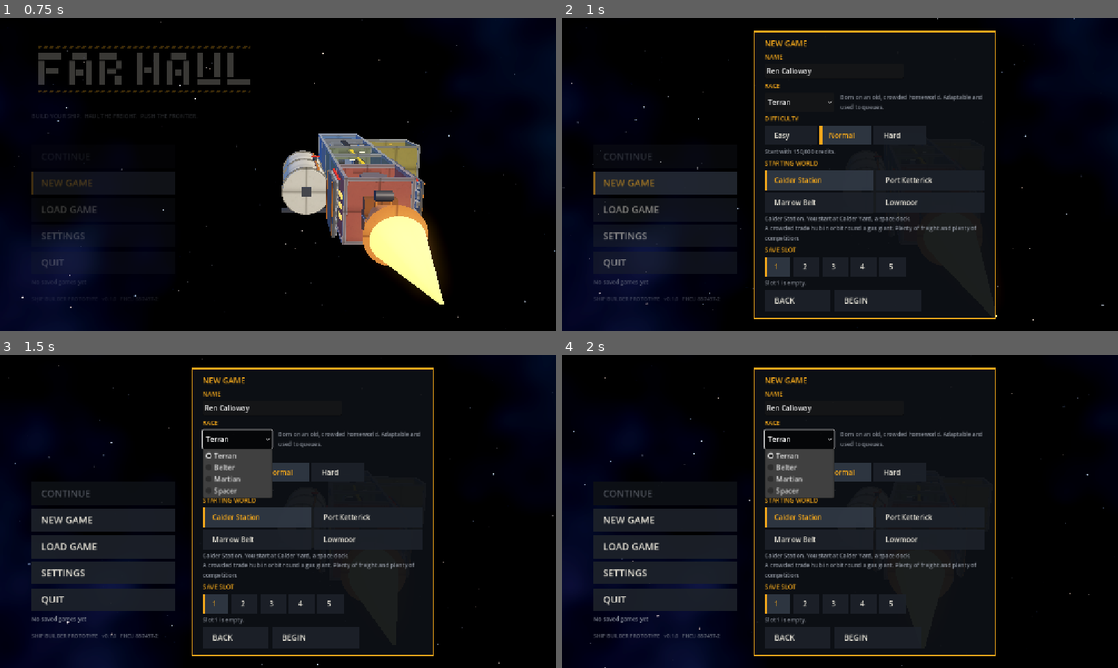
Above: before the commit, frames 1-4 (two rows, left to right).
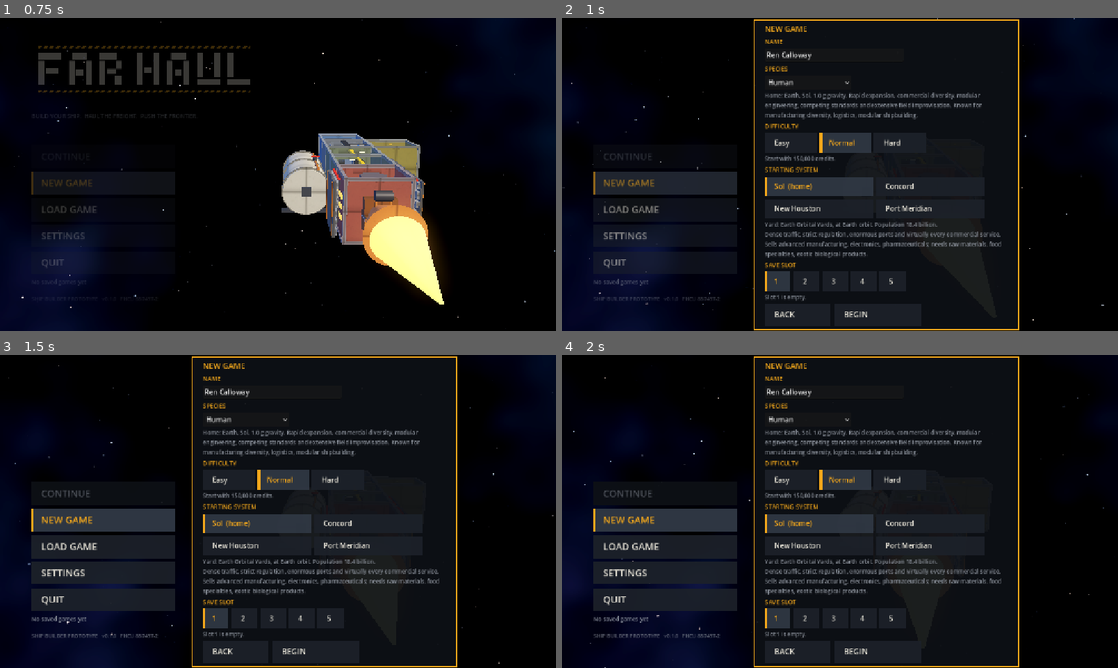
Above: after the commit, the same moments.

Repository: benjaminarthurt/FarHaul
Game: Godot game, scene res://scenes/boot.tscn
Two runs of this game, one before a commit and one after it. Both use one fixed random seed, a clock stepped at 60 frames per second and the inputs below.
Inputs (mouse positions are in pixels of both pictures, inside the frame that each line leads up to):
- Up to frame 1 (0.75 s): tap Enter at 0.5 s; move the mouse to (400, 158) at 0.52 s; hold Right from 0.53 s (still down); hold Ctrl from 0.53 s (still down); click (400, 158) at 0.67 s
- Up to frame 2 (1 s): keep holding Right; keep holding Ctrl; tap Space at 0.77 s
- Up to frame 3 (1.5 s): release Right at 1.25 s; release Ctrl at 1.25 s; click (239, 439) at 1.25 s, where only the run before the commit has a clickable "Terran"
- Up to frame 4 (2 s): no input

Frame 1 is identical in both runs. In frame 2, 9.0% of the frame differs, in the area x 34-83%, y 0-100%; in frame 3, 12%, in the area x 5-83%, y 0-100%; in frame 4, 12%.

Commit message:
New game, dock and saves now read the world data: species, systems, routes
Co-Authored-By: Claude Sonnet 5.5 <noreply@anthropic.com>
Claude-Session: https://claude.ai/code/session_017WQZxixKYwD8gqsFUSbatN

Diff:
--- a/scripts/boot.gd
+++ b/scripts/boot.gd
@@ -205,8 +205,8 @@
 	_show_panel(settings_panel)
 
 
-func _on_begin(slot: int, player_name: String, race: String, difficulty: String, world_id: String) -> void:
-	if Session.begin_new(slot, player_name, race, difficulty, world_id):
+func _on_begin(slot: int, player_name: String, species_id: String, difficulty: String, world_id: String) -> void:
+	if Session.begin_new(slot, player_name, species_id, difficulty, world_id):
 		_enter_game()
 
 
--- a/scripts/dock.gd
+++ b/scripts/dock.gd
@@ -106,10 +106,12 @@
 	col.add_child(where)
 	var yard := Label.new()
 	yard.text = "%s  ·  %s" % [w.yard_name, w.yard_type]
+	var at := Brand.note("%s. Population %s." % [String(w.yard_at).substr(0, 1).to_upper() + String(w.yard_at).substr(1), w.population], 14)
 	yard.add_theme_font_size_override("font_size", 18)
 	yard.add_theme_color_override("font_color", Brand.AMBER)
 	col.add_child(yard)
-	col.add_child(_gap(14))
+	col.add_child(at)
+	col.add_child(_gap(10))
 
 	var p := Session.profile
 	var grid := GridContainer.new()
@@ -117,11 +119,11 @@
 	grid.add_theme_constant_override("h_separation", 24)
 	grid.add_theme_constant_override("v_separation", 4)
 	col.add_child(grid)
-	_row(grid, "Captain", "%s, %s" % [p.name, Worlds.race(p.race).name])
+	_row(grid, "Captain", "%s, %s" % [p.name, Worlds.species(p.species).name])
 	_row(grid, "Ship", Session.ship_label())
 	_row(grid, "Credits", "%s cr" % ShipStats.commas(int(p.credits)))
 	_row(grid, "Difficulty", Worlds.difficulty(p.difficulty).name)
-	col.add_child(_gap(18))
+	col.add_child(_gap(10))
 
 	var menu := VBoxContainer.new()
 	menu.add_theme_constant_override("separation", 8)
@@ -137,9 +139,22 @@
 	status.add_theme_color_override("font_color", Brand.MUTED)
 	status.add_theme_font_size_override("font_size", 13)
 	col.add_child(status)
-	var note := Brand.note("The shipyard is where you build and fit your ship. It is only open at a yard like this one.")
-	note.custom_minimum_size = Vector2(380, 0)
-	col.add_child(note)
+	yard_btn.tooltip_text = "The shipyard is where you build and fit your ship. It is only open at a yard like this one."
+	var card := PanelContainer.new()
+	card.add_theme_stylebox_override("panel", Brand.panel_box())
+	layer.add_child(card)
+	card.set_anchors_and_offsets_preset(Control.PRESET_BOTTOM_RIGHT, Control.PRESET_MODE_MINSIZE, 40)
+	card.grow_horizontal = Control.GROW_DIRECTION_BEGIN
+	card.grow_vertical = Control.GROW_DIRECTION_BEGIN
+	var info := VBoxContainer.new()
+	info.add_theme_constant_override("separation", 6)
+	info.custom_minimum_size = Vector2(400, 0)
+	card.add_child(info)
+	info.add_child(Brand.heading("ABOUT " + String(w.name).to_upper()))
+	info.add_child(Brand.note(w.blurb, 15))
+	info.add_child(Brand.note("Sells: %s.\nNeeds: %s." % [_few(w.exports), _few(w.imports)], 14))
+	if not w.neighbours.is_empty():
+		info.add_child(Brand.note("Direct routes to %s." % ", ".join(PackedStringArray(w.neighbours)), 14))
 	yard_btn.grab_focus()
 
 	fade = ColorRect.new()
@@ -153,6 +168,10 @@
 	create_tween().tween_property(fade, "color:a", 0.0, 0.5)
 
 
+static func _few(list: Array) -> String:
+	return ", ".join(PackedStringArray(list.slice(0, 3)))
+
+
 func _gap(h: int) -> Control:
 	var c := Control.new()
 	c.custom_minimum_size = Vector2(0, h)
--- a/scripts/load_panel.gd
+++ b/scripts/load_panel.gd
@@ -41,7 +41,7 @@
 		when = "   " + Time.get_datetime_string_from_unix_time(int(p.saved_at), true).substr(0, 16)
 	var where := "In the shipyard" if p.location == "shipyard" else "Docked"
 	return "SLOT %d   %s, %s%s\n%s at %s   ·   %s   ·   %s cr" % [
-		slot + 1, p.name, Worlds.race(p.race).name, when,
+		slot + 1, p.name, Worlds.species(p.species).name, when,
 		where, Worlds.world(p.world).name, Session.ship_label_for(p), ShipStats.commas(int(p.credits))]
 
 
--- a/scripts/new_game_panel.gd
+++ b/scripts/new_game_panel.gd
@@ -1,16 +1,19 @@
 class_name NewGamePanel
 extends PanelContainer
-## Choices for a new game: name, race, difficulty, starting world and which slot to save in.
+## Choices for a new game: name, species, difficulty, starting system and which slot to save in.
+## Species and systems come from data/world/ (see Worlds).
 
-signal begin(slot: int, player_name: String, race: String, difficulty: String, world_id: String)
+signal begin(slot: int, player_name: String, species_id: String, difficulty: String, world_id: String)
 signal back
 
 var name_edit: LineEdit
-var race_pick: OptionButton
-var race_note: Label
+var species_pick: OptionButton
+var species_note: Label
+var species_list: Array = []
 var diff_buttons: Array[Button] = []
 var diff_note: Label
 var world_buttons: Array[Button] = []
+var world_ids: Array = []
 var world_note: Label
 var slot_buttons: Array[Button] = []
 var slot_note: Label
@@ -18,9 +21,13 @@
 
 
 func _init() -> void:
-	add_theme_stylebox_override("panel", Brand.panel_box())
+	var box := Brand.panel_box()
+	box.content_margin_top = 10
+	box.content_margin_bottom = 12
+	add_theme_stylebox_override("panel", box)
+	species_list = Worlds.species_list()
 	var col := VBoxContainer.new()
-	col.add_theme_constant_override("separation", 6)
+	col.add_theme_constant_override("separation", 5)
 	add_child(col)
 	col.add_child(Brand.heading("NEW GAME", 18))
 
@@ -29,24 +36,22 @@
 	name_edit.text = "Ren Calloway"
 	name_edit.max_length = 24
 	name_edit.placeholder_text = "Your name"
-	name_edit.custom_minimum_size = Vector2(320, 34)
+	name_edit.custom_minimum_size = Vector2(320, 32)
 	name_edit.size_flags_horizontal = Control.SIZE_SHRINK_BEGIN
 	name_edit.text_changed.connect(func(_t: String) -> void: _refresh())
 	col.add_child(name_edit)
 
-	col.add_child(Brand.heading("RACE"))
-	var rrow := HBoxContainer.new()
-	rrow.add_theme_constant_override("separation", 14)
-	col.add_child(rrow)
-	race_pick = OptionButton.new()
-	race_pick.custom_minimum_size = Vector2(160, 32)
-	for r in Worlds.RACES:
-		race_pick.add_item(r.name)
-	race_pick.item_selected.connect(func(_i: int) -> void: _refresh())
-	rrow.add_child(race_pick)
-	race_note = Brand.note("")
-	race_note.size_flags_horizontal = Control.SIZE_EXPAND_FILL
-	rrow.add_child(race_note)
+	col.add_child(Brand.heading("SPECIES"))
+	species_pick = OptionButton.new()
+	species_pick.custom_minimum_size = Vector2(200, 32)
+	species_pick.size_flags_horizontal = Control.SIZE_SHRINK_BEGIN
+	for s in species_list:
+		species_pick.add_item(s.name)
+	species_pick.item_selected.connect(func(_i: int) -> void: _on_species())
+	col.add_child(species_pick)
+	species_note = Brand.note("")
+	species_note.custom_minimum_size = Vector2(560, 48)
+	col.add_child(species_note)
 
 	col.add_child(Brand.heading("DIFFICULTY"))
 	var drow := HBoxContainer.new()
@@ -63,22 +68,22 @@
 	diff_note = Brand.note("")
 	col.add_child(diff_note)
 
-	col.add_child(Brand.heading("STARTING WORLD"))
+	col.add_child(Brand.heading("STARTING SYSTEM"))
 	var grid := GridContainer.new()
 	grid.columns = 2
 	grid.add_theme_constant_override("h_separation", 6)
 	grid.add_theme_constant_override("v_separation", 6)
 	col.add_child(grid)
 	var wgroup := ButtonGroup.new()
-	for w in Worlds.WORLDS:
-		var b := Brand.toggle(w.name, wgroup)
+	for i in 4:
+		var b := Brand.toggle("", wgroup)
 		b.custom_minimum_size = Vector2(250, 0)
 		b.pressed.connect(_refresh)
 		grid.add_child(b)
 		world_buttons.append(b)
 	world_buttons[0].button_pressed = true
 	world_note = Brand.note("")
-	world_note.custom_minimum_size = Vector2(500, 0)
+	world_note.custom_minimum_size = Vector2(560, 64)
 	col.add_child(world_note)
 
 	col.add_child(Brand.heading("SAVE SLOT"))
@@ -110,6 +115,7 @@
 	begin_btn.custom_minimum_size = Vector2(200, 0)
 	begin_btn.pressed.connect(_on_begin)
 	brow.add_child(begin_btn)
+	_update_starts()
 	reset()
 
 
@@ -131,11 +137,37 @@
 	return _index(slot_buttons)
 
 
+func selected_species() -> Dictionary:
+	return species_list[species_pick.selected]
+
+
+func selected_world_id() -> String:
+	return world_ids[_index(world_buttons)]
+
+
+## The first starting place is always the species' own home system, so it changes with the species.
+func _on_species() -> void:
+	_update_starts()
+	_refresh()
+
+
+func _update_starts() -> void:
+	var sp := selected_species()
+	world_ids = Worlds.start_ids(sp.id)
+	for i in world_buttons.size():
+		var w := Worlds.world(world_ids[i])
+		world_buttons[i].text = "%s%s" % [w.name, "  (home)" if i == 0 else ""]
+
+
 func _refresh() -> void:
-	race_note.text = Worlds.RACES[race_pick.selected].blurb
+	var sp := selected_species()
+	var strengths := ", ".join(PackedStringArray(sp.strengths.slice(0, 3)))
+	var home: String = sp.homeworld if sp.homeworld == sp.home_system else "%s, %s" % [sp.homeworld, sp.home_system]
+	species_note.text = "Home: %s%s. %s Known for %s." % [home, (", " + sp.gravity + " gravity") if sp.gravity != "" else "", sp.identity, strengths]
 	diff_note.text = Worlds.DIFFICULTIES[_index(diff_buttons)].blurb
-	var w: Dictionary = Worlds.WORLDS[_index(world_buttons)]
-	world_note.text = "%s. You start at %s, a %s.\n%s" % [w.name, w.yard_name, String(w.yard_type).to_lower(), w.blurb]
+	var w := Worlds.world(selected_world_id())
+	world_note.text = "Yard: %s, at %s. Population %s.\n%s Sells %s; needs %s." % [w.yard_name, w.yard_at,
+		w.population, w.blurb, _few(w.exports), _few(w.imports)]
 	var s := selected_slot()
 	if SaveSlots.exists(s):
 		var p := SaveSlots.profile(s)
@@ -147,6 +179,10 @@
 	begin_btn.disabled = name_edit.text.strip_edges() == ""
 
 
+static func _few(list: Array) -> String:
+	return ", ".join(PackedStringArray(list.slice(0, 3)))
+
+
 func _on_begin() -> void:
-	begin.emit(selected_slot(), name_edit.text.strip_edges(), Worlds.RACES[race_pick.selected].id,
-		Worlds.DIFFICULTIES[_index(diff_buttons)].id, Worlds.WORLDS[_index(world_buttons)].id)
+	begin.emit(selected_slot(), name_edit.text.strip_edges(), selected_species().id,
+		Worlds.DIFFICULTIES[_index(diff_buttons)].id, selected_world_id())
--- a/scripts/save_slots.gd
+++ b/scripts/save_slots.gd
@@ -1,7 +1,7 @@
 class_name SaveSlots
 extends RefCounted
 ## Five save slots, one JSON file each. A save holds the ship, its cargo, progress and the
-## player's profile (name, race, difficulty, world, ship name, where they are).
+## player's profile (name, species, difficulty, starting system, ship name, where they are).
 ## Nothing here ever deletes a save: overwriting a slot parks the old file beside it first.
 
 const COUNT := 5
--- a/scripts/session.gd
+++ b/scripts/session.gd
@@ -15,9 +15,9 @@
 static func default_profile() -> Dictionary:
 	return {
 		"name": "Captain",
-		"race": "terran",
+		"species": "human",
 		"difficulty": "normal",
-		"world": "calder",
+		"world": "concord",  # starting system id
 		"ship_name": "",
 		"location": "dock",  # "dock" or "shipyard"
 		"seen_welcome": false,
@@ -52,10 +52,10 @@
 
 ## Starts a fresh game in `at_slot`: the starter ship, docked at the chosen world's yard.
 ## Any save already in that slot is parked, not deleted.
-static func begin_new(at_slot: int, name: String, race: String, difficulty: String, world_id: String) -> bool:
+static func begin_new(at_slot: int, name: String, species_id: String, difficulty: String, world_id: String) -> bool:
 	var p := default_profile()
 	p["name"] = name.strip_edges() if name.strip_edges() != "" else "Captain"
-	p["race"] = race
+	p["species"] = species_id
 	p["difficulty"] = difficulty
 	p["world"] = world_id
 	var lib := ModuleLibrary.new()
--- a/scripts/worlds.gd
+++ b/scripts/worlds.gd
@@ -1,33 +1,28 @@
 class_name Worlds
 extends RefCounted
-## Starting choices for a new game. All names and numbers are placeholders.
-## The starting world decides which shipyard you begin at; the builder only opens at a yard.
+## New-game choices, read from the world data in data/world/ (species, systems, routes, corridors).
+## The JSON files are the source of truth. Only the yard names below and the difficulty
+## table live in code, because the world data does not describe shipyards or difficulty yet.
+##
+## Species affect biology, ergonomics and heritage, not career bonuses, so choosing one gives no
+## gameplay advantage yet.
 
-const WORLDS := [
-	{
-		"id": "calder", "name": "Calder Station", "yard_name": "Calder Yard", "yard_type": "Space dock",
-		"blurb": "A crowded trade hub in orbit round a gas giant. Plenty of freight and plenty of competition.",
-	},
-	{
-		"id": "ketterick", "name": "Port Ketterick", "yard_name": "Ketterick Slipways", "yard_type": "Planetside shipyard",
-		"blurb": "A dry colony world with an open-air yard. Quiet, cheap to live on, a long way from anywhere.",
-	},
-	{
-		"id": "marrow", "name": "Marrow Belt", "yard_name": "Marrow Dock", "yard_type": "Space dock",
-		"blurb": "A mining settlement among the rocks. Rough work, rough neighbours, and ore that always needs moving.",
-	},
-	{
-		"id": "lowmoor", "name": "Lowmoor", "yard_name": "Lowmoor Cradle", "yard_type": "Moonbase yard",
-		"blurb": "A small base dug into a cold moon. Few people, few questions, and a very long way from the main routes.",
-	},
-]
+const DATA_DIR := "res://data/world/"
 
-const RACES := [
-	{"id": "terran", "name": "Terran", "blurb": "Born on an old, crowded homeworld. Adaptable and used to queues."},
-	{"id": "belter", "name": "Belter", "blurb": "Raised in the rocks. Tall, thrifty, and comfortable with no gravity."},
-	{"id": "martian", "name": "Martian", "blurb": "From the dome cities. Stubborn, practical, and good with machines."},
-	{"id": "spacer", "name": "Spacer", "blurb": "Born aboard a ship and never lived anywhere else."},
-]
+## A player can begin at their own species' home system, or at one of these shared places.
+const SHARED_STARTS := ["concord", "new_houston", "port_meridian"]
+
+## Placeholder shipyards for the systems a player can begin at. `at` says where in the system.
+const YARDS := {
+	"sol": {"name": "Earth Orbital Yards", "type": "Orbital yards", "at": "Earth orbit"},
+	"keshar": {"name": "Prime Heavy Yards", "type": "Orbital yards", "at": "Keshar Prime orbit"},
+	"ilos": {"name": "Ilos High Docks", "type": "Orbital docks", "at": "Ilos Prime orbit"},
+	"veyara": {"name": "Veyara Floating Yards", "type": "Floating port yards", "at": "the oceans of Veyara Prime"},
+	"orun": {"name": "Orun Deep Yards", "type": "Underground yards", "at": "below the surface of Orun Prime"},
+	"concord": {"name": "Concord Open Docks", "type": "Orbital docks", "at": "Concord Prime orbit"},
+	"new_houston": {"name": "Roosevelt Orbital Yards", "type": "Orbital yards", "at": "Roosevelt orbit"},
+	"port_meridian": {"name": "Meridian Yards", "type": "Orbital settlement yards", "at": "Meridian Station"},
+}
 
 const DIFFICULTIES := [
 	{"id": "easy", "name": "Easy", "funds": 220000, "blurb": "Start with 220,000 credits."},
@@ -35,21 +30,144 @@
 	{"id": "hard", "name": "Hard", "funds": 110000, "blurb": "Start with 110,000 credits. The starter ship leaves you very little."},
 ]
 
-
-static func _find(list: Array, id: String) -> Dictionary:
-	for e in list:
-		if e.id == id:
-			return e
-	return list[0]
+static var _cache := {}
 
 
-static func world(id: String) -> Dictionary:
-	return _find(WORLDS, id)
+static func _load(file: String) -> Dictionary:
+	if not _cache.has(file):
+		var parsed: Variant = JSON.parse_string(FileAccess.get_file_as_string(DATA_DIR + file))
+		_cache[file] = parsed if typeof(parsed) == TYPE_DICTIONARY else {}
+	return _cache[file]
 
 
-static func race(id: String) -> Dictionary:
-	return _find(RACES, id)
+static func _by_id(list: Array, id: String) -> Dictionary:
+	for e in list:
+		if e.get("id", "") == id:
+			return e
+	return {}
 
 
+# --- Species -----------------------------------------------------------------------------------
+
+static func species_list() -> Array:
+	var out := []
+	for s in _load("species.json").get("species", []):
+		if s.get("playable", false):
+			out.append(species(s.id))
+	return out
+
+
+## One species for display. Unknown ids (older saves) fall back to the first playable species.
+static func species(id: String) -> Dictionary:
+	var raw := _by_id(_load("species.json").get("species", []), id)
+	if raw.is_empty():
+		raw = _load("species.json").get("species", [{}])[0]
+	var home := system(raw.get("home_system_id", ""))
+	var bio: Dictionary = raw.get("biology", {})
+	var civ: Dictionary = raw.get("civilization", {})
+	var g: Variant = bio.get("native_gravity_g", null)
+	return {
+		"id": raw.get("id", ""),
+		"name": raw.get("name", "Human"),
+		"home_system_id": raw.get("home_system_id", ""),
+		"home_system": home.get("name", ""),
+		"homeworld": _homeworld_name(home, raw.get("homeworld_id", "")),
+		"gravity": ("%s g" % str(g)) if g != null else "",
+		"environment": bio.get("environment", ""),
+		"identity": civ.get("identity", ""),
+		"engineering": civ.get("engineering_style", ""),
+		"strengths": civ.get("trade_strengths", []),
+	}
+
+
+static func _homeworld_name(sys: Dictionary, dest_id: String) -> String:
+	for d in sys.get("destinations", []):
+		if d.id == dest_id:
+			return d.name
+	return sys.get("name", "")
+
+
+# --- Systems and starting places -----------------------------------------------------------------
+
+static func system(id: String) -> Dictionary:
+	return _by_id(_load("systems.json").get("systems", []), id)
+
+
+## The places a player of this species can begin: their home system first, then the shared starts.
+static func start_ids(species_id: String) -> Array:
+	var out := [species(species_id).home_system_id]
+	for s in SHARED_STARTS:
+		if not out.has(s):
+			out.append(s)
+	return out
+
+
+## Everything the UI wants to say about a system, with its yard. Unknown ids (older saves)
+## fall back to Concord, the multispecies hub.
+static func world(id: String) -> Dictionary:
+	var sys := system(id)
+	if sys.is_empty():
+		sys = system("concord")
+		id = "concord"
+	var yard: Dictionary = YARDS.get(id, {"name": "%s Yard" % sys.name, "type": "Shipyard", "at": sys.name})
+	var eco: Dictionary = sys.get("economy", {})
+	var nar: Dictionary = sys.get("narrative", {})
+	return {
+		"id": id,
+		"name": sys.name,
+		"yard_name": yard.name,
+		"yard_type": yard.type,
+		"yard_at": yard.at,
+		"blurb": nar.get("gameplay_identity", ""),
+		"summary": nar.get("summary", ""),
+		"population": population_text(int(sys.get("population", 0))),
+		"exports": eco.get("exports", []),
+		"imports": eco.get("imports", []),
+		"corridors": corridor_names(id),
+		"neighbours": neighbour_names(id),
+	}
+
+
+static func population_text(n: int) -> String:
+	if n >= 1000000000:
+		return _trim("%.1f" % (n / 1.0e9)) + " billion"
+	if n >= 1000000:
+		return _trim("%.1f" % (n / 1.0e6)) + " million"
+	if n >= 1000:
+		return "%d thousand" % int(n / 1000.0)
+	return str(n)
+
+
+static func _trim(t: String) -> String:
+	return t.trim_suffix(".0")
+
+
+static func corridor_names(system_id: String) -> Array:
+	var out := []
+	for c in _load("corridors.json").get("corridors", []):
+		if c.system_ids.has(system_id):
+			out.append(c.name)
+	return out
+
+
+## Systems joined to this one by a direct route.
+static func neighbour_names(system_id: String) -> Array:
+	var out := []
+	for r in _load("routes.json").get("routes", []):
+		var other := ""
+		if r.a == system_id:
+			other = r.b
+		elif r.b == system_id:
+			other = r.a
+		if other != "":
+			out.append(system(other).get("name", other))
+	return out
+
+
+# --- Difficulty ----------------------------------------------------------------------------------
+
 static func difficulty(id: String) -> Dictionary:
-	return _find(DIFFICULTIES, id if id != "" else "normal")
+	for d in DIFFICULTIES:
+		if d.id == id:
+			return d
+	return DIFFICULTIES[1]
--- a/tests/smoke_menus.gd
+++ b/tests/smoke_menus.gd
@@ -19,21 +19,21 @@
 	print("slots")
 	check(SaveSlots.COUNT == 5, "five slots")
 	check(SaveSlots.latest() == -1 and SaveSlots.first_empty() == 0, "all slots start empty")
-	check(Worlds.WORLDS.size() >= 3 and Worlds.RACES.size() >= 3 and Worlds.DIFFICULTIES.size() == 3, "worlds, races and difficulties are defined")
+	check(Worlds.species_list().size() == 5 and Worlds.start_ids("kesh").size() == 4 and Worlds.DIFFICULTIES.size() == 3, "species, starting systems and difficulties are defined")
 
 	print("new game")
-	check(Session.begin_new(2, "Mara Voss", "martian", "hard", "ketterick"), "begin a new game in slot 3")
+	check(Session.begin_new(2, "Mara Voss", "kesh", "hard", "new_houston"), "begin a new game in slot 3")
 	check(SaveSlots.exists(2) and not SaveSlots.exists(0), "only slot 3 is filled")
 	check(SaveSlots.latest() == 2 and SaveSlots.first_empty() == 0, "latest and first empty")
 	var p := SaveSlots.profile(2)
-	check(p.name == "Mara Voss" and p.race == "martian" and p.world == "ketterick" and p.difficulty == "hard", "profile saved")
+	check(p.name == "Mara Voss" and p.species == "kesh" and p.world == "new_houston" and p.difficulty == "hard", "profile saved")
 	check(p.location == "dock" and Session.scene_path() == Session.DOCK_SCENE, "new games begin at the dock")
 	check(Session.start_funds() == 110000, "hard starts with 110,000 credits")
 	check(int(p.credits) < 110000 and int(p.credits) > 0, "credits are funds minus the starter ship")
-	check(Worlds.world(p.world).yard_name == "Ketterick Slipways", "starting world decides the yard")
+	check(Worlds.world(p.world).yard_name == "Roosevelt Orbital Yards", "starting world decides the yard")
 
 	print("overwrite keeps the old save")
-	check(Session.begin_new(2, "Second", "terran", "easy", "calder"), "start over in slot 3")
+	check(Session.begin_new(2, "Second", "human", "easy", "concord"), "start over in slot 3")
 	var parked := 0
 	for f in DirAccess.get_files_at(SaveSlots.dir):
 		if f.contains("replaced"):
@@ -55,7 +55,7 @@
 	root.add_child(scene)
 	await process_frame
 	check(scene._credits() == 220000 - scene._ship_cost(), "builder uses this game's starting funds")
-	check(scene.yard_label.text.contains("Calder Yard"), "builder shows which yard you are at")
+	check(scene.yard_label.text.contains("Concord Open Docks"), "builder shows which yard you are at")
 	check(Session.profile.location == "shipyard", "entering the builder records the shipyard")
 	scene.name_edit.text = "Dunlin"
 	scene._on_ship_name("Dunlin")
--- /dev/null
+++ b/tests/test_world_data.gd
@@ -0,0 +1,63 @@
+extends SceneTree
+# The world data in data/world/ is read by the game, so check it hangs together:
+# every id that something refers to must exist, and the new-game choices must work from it.
+
+var ok := true
+
+func check(cond: bool, label: String) -> void:
+	print(("  ok    " if cond else "  FAIL  "), label)
+	if not cond:
+		ok = false
+
+func _load(f: String) -> Dictionary:
+	return JSON.parse_string(FileAccess.get_file_as_string("res://data/world/" + f))
+
+func _initialize() -> void:
+	var ks := _load("known_space.json")
+	var systems: Array = _load("systems.json").systems
+	var species: Array = _load("species.json").species
+	var routes: Array = _load("routes.json").routes
+	var corridors: Array = _load("corridors.json").corridors
+	var sys_ids := {}
+	for s in systems:
+		sys_ids[s.id] = true
+
+	print("references")
+	check(systems.size() == ks.system_ids.size(), "manifest lists every system (%d)" % systems.size())
+	var all_listed := true
+	for id in ks.system_ids:
+		if not sys_ids.has(id):
+			all_listed = false
+	check(all_listed, "every manifest system exists")
+	var routes_ok := true
+	for r in routes:
+		if not sys_ids.has(r.a) or not sys_ids.has(r.b):
+			routes_ok = false
+	check(routes_ok and routes.size() == ks.route_ids.size(), "every route joins two real systems")
+	var cor_ok := true
+	for c in corridors:
+		for id in c.system_ids:
+			if not sys_ids.has(id):
+				cor_ok = false
+	check(cor_ok, "every corridor lists real systems")
+	var sp_ok := true
+	for s in species:
+		if not sys_ids.has(s.home_system_id):
+			sp_ok = false
+	check(sp_ok, "every species has a real home system")
+
+	print("new-game choices")
+	var list := Worlds.species_list()
+	check(list.size() == 5, "five playable species")
+	for sp in list:
+		var starts: Array = Worlds.start_ids(sp.id)
+		check(starts[0] == sp.home_system_id and starts.size() == 4, "%s starts: home first, then the shared three" % sp.name)
+		for id in starts:
+			var w := Worlds.world(id)
+			check(w.id == id and w.yard_name != "" and w.blurb != "", "%s has a yard and a description" % id)
+	check(Worlds.world("no_such_place").id == "concord", "an unknown system falls back to Concord")
+	check(Worlds.species("no_such_species").id == "human", "an unknown species falls back to the first")
+	check(Worlds.world("concord").neighbours.size() > 0 and Worlds.world("concord").corridors.size() > 0, "systems report routes and corridors")
+	check(Worlds.population_text(18400000000) == "18.4 billion", "population reads naturally")
+	print("WORLD DATA ", "PASSED" if ok else "FAILED")
+	quit(0 if ok else 1)
Not shown, changed: export_presets.cfg
Binary file changed: site/img/dock.jpg
Binary file changed: site/img/load.jpg
Binary file changed: site/img/newgame.jpg
Binary file changed: site/img/title.jpg
Binary file changed: site/img/yard.jpg
Not shown, added: tests/smoke_menus.gd.uid
Not shown, added: tests/test_world_data.gd.uid
Not shown, changed: README.md
Not shown, changed: site/index.html
Not shown, changed: site/play/index.pck
